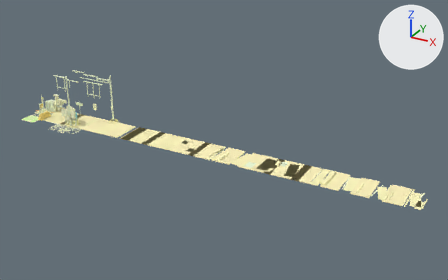
Before and after pictures for a commit that changed the glTF model exports/gltf/scene_wet_road_braking.glb.
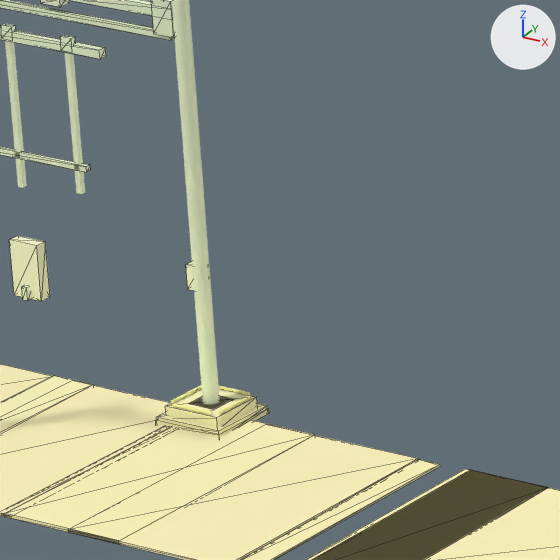
The first picture shows the older version from a camera (50 mm lens) standing at (55.1, -56.3, 30.0) and looking at (24.0, 0.2, 1.8). The close-ups show the older and then the newer version on the part from 21% to 33% of the width and 28% to 49% of the height of that picture. Only the edits that show in the close-ups are written down. The lights are fixed; the arrows at upper right show +X, +Y and +Z. The close-ups show mesh edges as thin lines.

In view in the first close-up: 'asphalt_lane', 'base', 'collar_ring', 'dropoff_fill', 'gravel_lane', 'gutter', 'hanger_beam.001', 'housing', 'lower_brace', 'mast', 'outer_shoulder', 'travel_lane' and 18 more.
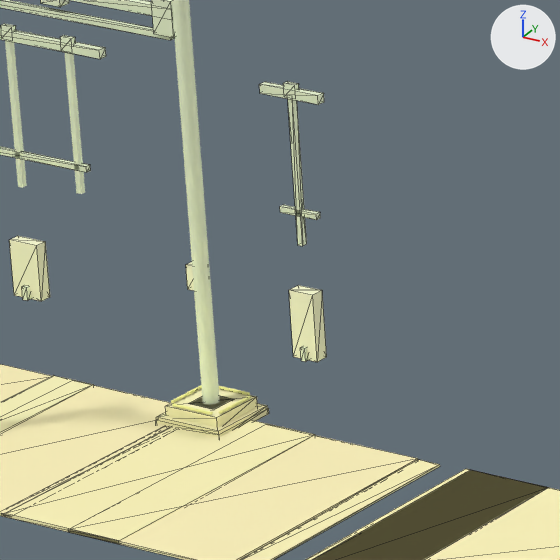
What changed in the scene script:
```text
Add me_bracket_017:
    me_bracket_017.from_pydata(...)  # a box spanning x 8.486..8.554, y 1.72..1.84, z 1.19..1.37
    me_bracket_017.materials.append(mat_mat_metal_galvanized)  # pale green #f3ffda
Add me_housing_017:
    me_housing_017.from_pydata(...)  # a box spanning x 8.33..8.71, y 1.76..1.96, z 1.2..2.12
    me_housing_017.materials.append(mat_mat_signal_housing)  # beige #fdffd4
Add me_clamp_center_001:
    me_clamp_center_001.from_pydata(...)  # a box spanning x 8.43..8.61, y 1.82..1.9, z 4.73..4.91
    me_clamp_center_001.materials.append(mat_mat_metal_galvanized)  # pale green #f3ffda
Add me_cross_tie_002:
    me_cross_tie_002.from_pydata(...)  # a box spanning x 8.23..8.81, y 1.82..1.9, z 3.14..3.22
    me_cross_tie_002.materials.append(mat_mat_metal_galvanized)  # pale green #f3ffda
Add me_dropper_center_001:
    me_dropper_center_001.from_pydata(...)  # a box spanning x 8.48..8.56, y 1.82..1.9, z 2.74..4.76
    me_dropper_center_001.materials.append(mat_mat_metal_galvanized)  # pale green #f3ffda
Add me_hanger_beam_002:
    me_hanger_beam_002.from_pydata(...)  # a box spanning x 8.06..8.98, y 1.8..1.92, z 4.72..4.84
    me_hanger_beam_002.materials.append(mat_mat_metal_galvanized)  # pale green #f3ffda
Add ob_bracket_017:
    ob_bracket_017 = bpy.data.objects.new('bracket.017', me_bracket_017)
    ob_bracket_017.location = (0.0, 0.0, 0.0)
Add ob_housing_017:
    ob_housing_017 = bpy.data.objects.new('housing.017', me_housing_017)
    ob_housing_017.location = (0.0, 0.0, 0.0)
Add ob_clamp_center_001:
    ob_clamp_center_001 = bpy.data.objects.new('clamp_center.001', me_clamp_center_001)
    ob_clamp_center_001.location = (0.0, 0.0, 0.0)
Add ob_cross_tie_002:
    ob_cross_tie_002 = bpy.data.objects.new('cross_tie.002', me_cross_tie_002)
    ob_cross_tie_002.location = (0.0, 0.0, 0.0)
Add ob_dropper_center_001:
    ob_dropper_center_001 = bpy.data.objects.new('dropper_center.001', me_dropper_center_001)
    ob_dropper_center_001.location = (0.0, 0.0, 0.0)
Add ob_hanger_beam_002:
    ob_hanger_beam_002 = bpy.data.objects.new('hanger_beam.002', me_hanger_beam_002)
    ob_hanger_beam_002.location = (0.0, 0.0, 0.0)
```

What differs and where, as boxes [x1, y1, x2, y2] in the close-ups (560 x 560 px):
'housing.017', added (beige): after [289, 285, 327, 362]
'dropper_center.001', added: after [288, 99, 307, 246]
'hanger_beam.002', added: after [259, 82, 324, 105]
'cross_tie.002', added: after [280, 205, 320, 220]
'clamp_center.001', added: after [283, 81, 299, 91]
'bracket.017', added: after [300, 347, 308, 362]
